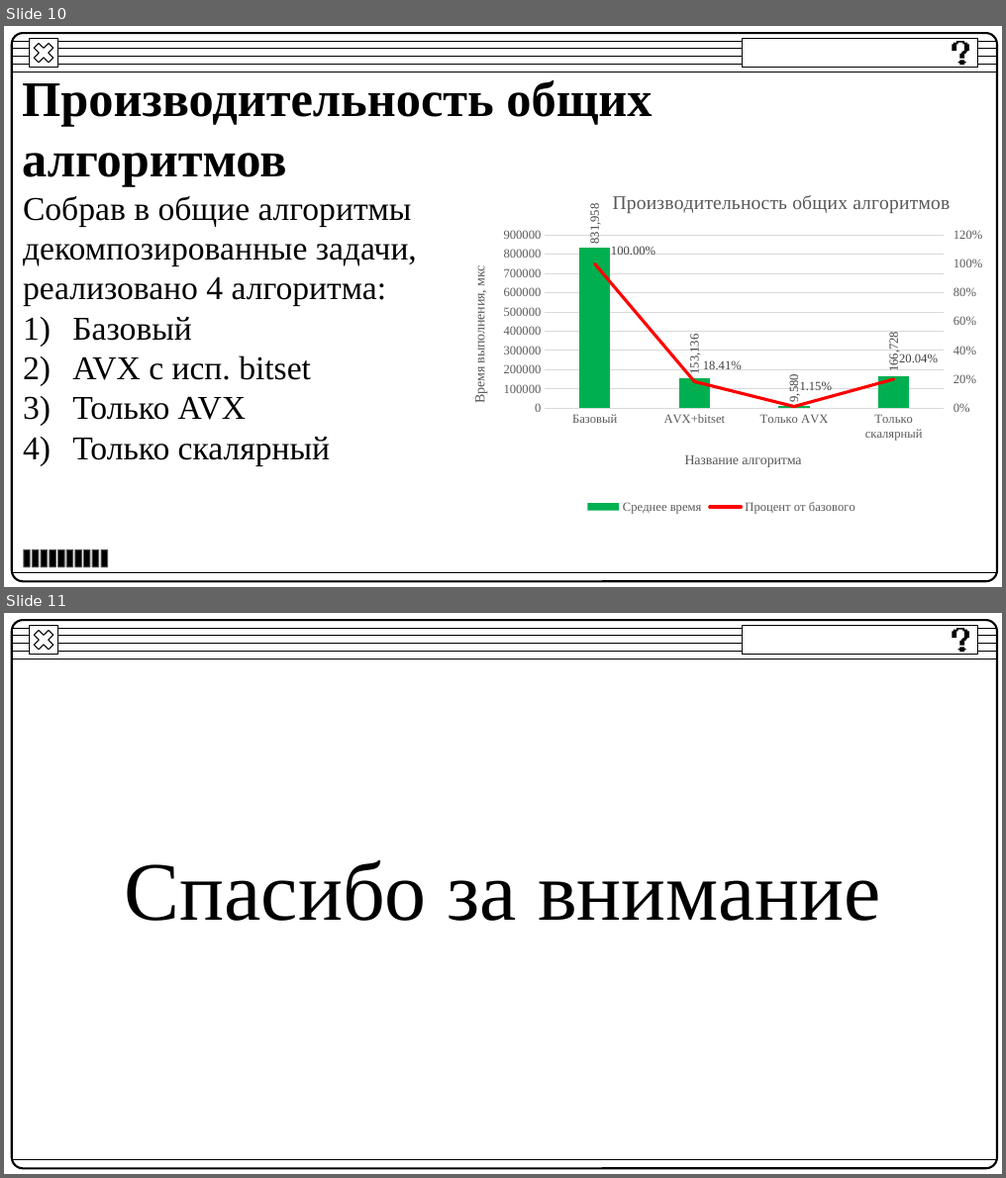
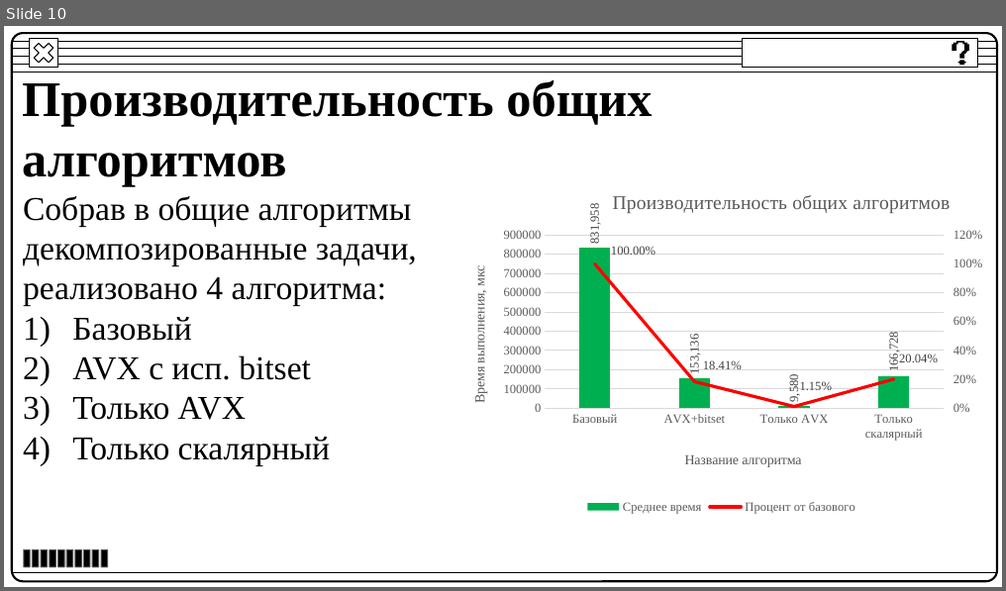
Before and after one commit to BakaKrt/DiplomAPI, a slide deck: ВКР/ВКР.pptx. Shown one above the other, each under a label of ours: slides 10 and 11 before the commit, slide 10 after it. The pictures are 1006x1178 and 1006x591 pixels, drawn with LibreOffice and Linux fonts; fonts in the diff are those of the drawing. Boxes give left, top, right and bottom in pixels: in the first picture for what was removed or moved away, otherwise in the second. Text is boxed around its words. In the diff, an @@ line names an element or a change of style, - is before the commit and + after.

```diff
--- a/ВКР/ВКР.pptx
+++ b/ВКР/ВКР.pptx
@@ slide 11 removed at (4,613,1002,1174), background #FFFFFF; not listed: 12 template elements that a slide beside it also shows @@
@@ title removed at (125,861,880,921) @@
-Спасибо за внимание
```
Also in this commit, not shown: 2 slides changed, 1 slide added, 1 other file.
